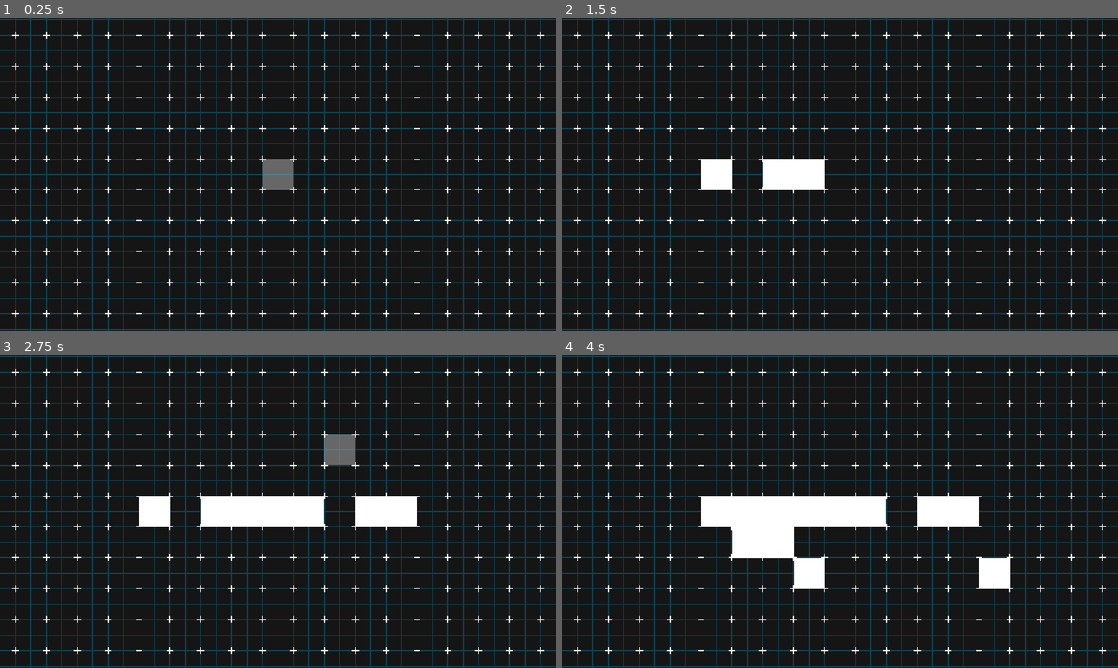
Above: before the commit, frames 1-4 (two rows, left to right).
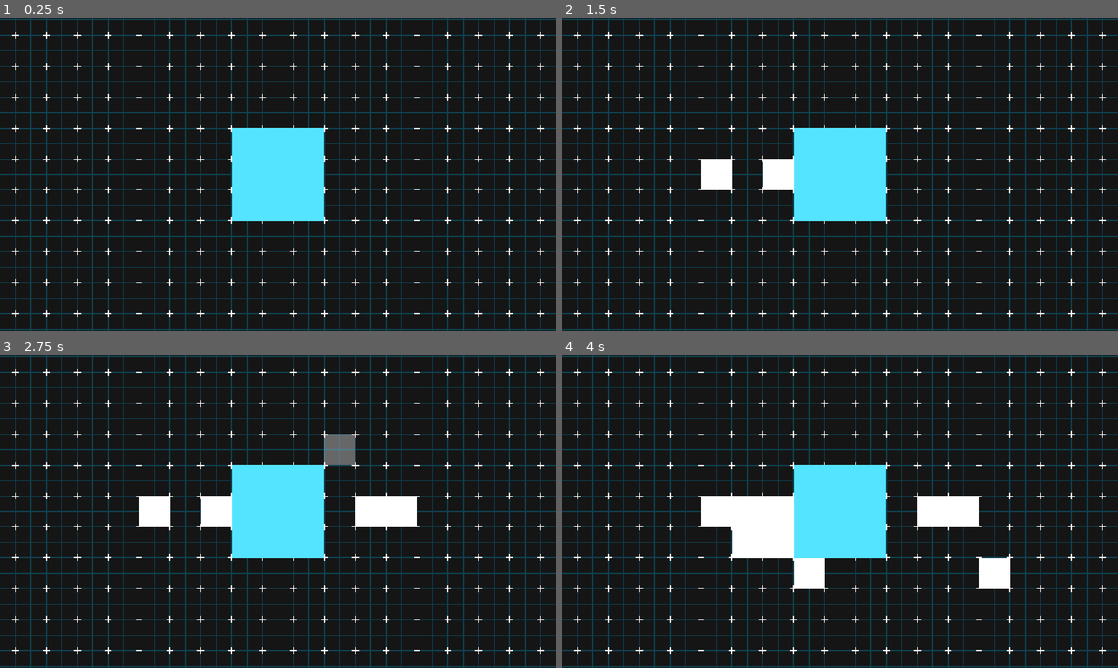
Above: after the commit, the same moments.

Repository: Justingo0/third.space-game
Game: Godot game, scene res://Scenes/test_scene.tscn
Two runs of this game, one before a commit and one after it. Both use one fixed random seed, a clock stepped at 60 frames per second and the inputs below.
Inputs (mouse positions are in pixels of both pictures, inside the frame that each line leads up to):
- Up to frame 1 (0.25 s): no input
- Up to frame 2 (1.5 s): tap Enter at 0.5 s; move the mouse to (962, 158) at 0.52 s; hold Right 0.53-1.25 s; hold Right mouse button (Delete) 0.53-1.25 s; click (962, 158) at 0.8 s; tap Space at 1.25 s; drag from (728, 190) to (962, 174) at 1.27 s
- Up to frame 3 (2.75 s): tap Enter at 2 s; move the mouse to (333, 442) at 2.02 s; hold Right from 2.03 s (still down); hold Right mouse button (Delete) from 2.03 s (still down); click (333, 442) at 2.3 s
- Up to frame 4 (4 s): release Right at 2.75 s; release Right mouse button (Delete) at 2.75 s; tap Space at 2.75 s; drag from (812, 574) to (717, 511) at 2.77 s; tap Enter at 3.5 s; move the mouse to (1006, 558) at 3.52 s; press the mouse at (1006, 558) at 3.53 s; hold Left from 3.53 s (still down); tap Alt at 3.6 s

The runs differ from the first frame. In frame 1, 4.9% of the frame differs, in the area x 41-59%, y 35-65%; in frame 2, 4.9%; in frame 3, 4.9%; in frame 4, 4.9%.

Commit message:
Added Home

Diff:
--- a/Scenes/block.tscn
+++ b/Scenes/block.tscn
@@ -3,7 +3,7 @@
 [sub_resource type="RectangleShape2D" id="RectangleShape2D_p7o00"]
 size = Vector2(60, 60)
 
-[node name="Block" type="Area2D" unique_id=1277094344]
+[node name="Block" type="Area2D" unique_id=1277094344 groups=["Block"]]
 
 [node name="CollisionShape2D" type="CollisionShape2D" parent="." unique_id=309175764]
 shape = SubResource("RectangleShape2D_p7o00")
--- /dev/null
+++ b/Scenes/home.tscn
@@ -0,0 +1,23 @@
+[gd_scene format=3 uid="uid://3lhr0h1b5ej"]
+
+[sub_resource type="RectangleShape2D" id="RectangleShape2D_p7o00"]
+size = Vector2(192, 192)
+
+[node name="Home" type="StaticBody2D" unique_id=1526990172]
+
+[node name="CollisionShape2D" type="CollisionShape2D" parent="." unique_id=1509512366]
+shape = SubResource("RectangleShape2D_p7o00")
+
+[node name="ColorRect" type="ColorRect" parent="." unique_id=895777011]
+anchors_preset = 8
+anchor_left = 0.5
+anchor_top = 0.5
+anchor_right = 0.5
+anchor_bottom = 0.5
+offset_left = -96.0
+offset_top = -96.0
+offset_right = 96.0
+offset_bottom = 96.0
+grow_horizontal = 2
+grow_vertical = 2
+color = Color(0.32941177, 0.89411765, 1, 1)
--- a/Scenes/test_scene.tscn
+++ b/Scenes/test_scene.tscn
@@ -2,6 +2,7 @@
 
 [ext_resource type="Script" uid="uid://dxbsch1ssmkrg" path="res://Scripts/camera.gd" id="1_r5l72"]
 [ext_resource type="Texture2D" uid="uid://uxo54bdyjcj4" path="res://Assets/Tile.png" id="3_50ct6"]
+[ext_resource type="PackedScene" uid="uid://3lhr0h1b5ej" path="res://Scenes/home.tscn" id="3_hb2xm"]
 
 [sub_resource type="TileSetAtlasSource" id="TileSetAtlasSource_hb2xm"]
 texture = ExtResource("3_50ct6")
@@ -35,3 +36,5 @@
 position = Vector2(32, 32)
 tile_map_data = PackedByteArray("AADc/+z/AAAAAAAAAADc/+3/AAAAAAAAAADc/+7/AAAAAAAAAADc/+//AAAAAAAAAADc//D/AAAAAAAAAADc// …(46496 unchanged characters)…
 tile_set = SubResource("TileSet_p7o00")
+
+[node name="Home" parent="." unique_id=1526990172 instance=ExtResource("3_hb2xm")]
--- a/Scripts/background_grid.gd
+++ /dev/null
@@ -1,26 +0,0 @@
-extends Node2D
-
-# Code from https://forum.godotengine.org/t/drawing-an-infinite-grid-from-a-tool/27004/2 made by surferlul
-
-@onready var camera = $"../Camera"
-
-@export var on = true
-
-var GRID_SIZE = 32
-var GRID_COLOR = Color.from_rgba8(0, 193, 255, 56)
-
-func _draw():
-	if on and camera:
-		var size = get_viewport_rect().size  * camera.zoom / 2
-		var cam = camera.position
-		for i in range(int((cam.x - size.x) / GRID_SIZE) - 1, int((size.x + cam.x) / GRID_SIZE) + 1):
-			draw_line(Vector2(i * GRID_SIZE, cam.y + size.y + 100), Vector2(i * GRID_SIZE, cam.y - size.y - 100), GRID_COLOR)
-		for i in range(int((cam.y - size.y) / GRID_SIZE) - 1, int((size.y + cam.y) / GRID_SIZE) + 1):
-			draw_line(Vector2(cam.x + size.x + 100, i * GRID_SIZE), Vector2(cam.x - size.x - 100, i * GRID_SIZE), GRID_COLOR)
-
-#func _ready() -> void:
-	#queue_redraw()
-
-func _process(_delta):
-	if camera:
-		queue_redraw()
--- a/Scripts/camera.gd
+++ b/Scripts/camera.gd
@@ -24,7 +24,7 @@
 	if event is InputEventMouseButton:
 		if ((event.button_index == MOUSE_BUTTON_LEFT and not building) or event.button_index == MOUSE_BUTTON_MIDDLE) and event.is_pressed():
 			mouse_starting_pos = get_global_mouse_position()
-			starting_cam_pos = position#.clamp(Vector2(limit_left, limit_top), Vector2(limit_right, limit_bottom))
+			starting_cam_pos = position
 			dragging = true
 			current_action = actions.moving
 		if ((event.button_index == MOUSE_BUTTON_LEFT and not building) or event.button_index == MOUSE_BUTTON_MIDDLE) and event.is_released():
@@ -34,7 +34,6 @@
 		if dragging:
 			var viewport_size = get_viewport().get_visible_rect().size
 			position = (starting_cam_pos + (mouse_starting_pos - get_global_mouse_position())).clamp(Vector2(limit_left+viewport_size.x, limit_top+viewport_size.y), Vector2(limit_right-viewport_size.x, limit_bottom-viewport_size.y))
-			#position.clamp(Vector2(limit_left, limit_top), Vector2(limit_right, limit_bottom))
 	if event.is_action_released("Place"):
 		current_action = null
 	if event.is_action_released("Delete"):
@@ -64,7 +63,7 @@
 
 func place(object:PackedScene):
 	if not object or not building or dragging: return
-	if build_cursor.get_child(0).has_overlapping_areas(): return
+	if build_cursor.get_child(0).has_overlapping_areas() or build_cursor.get_child(0).has_overlapping_bodies(): return
 
 	var placed_object = object.instantiate()
 	get_tree().current_scene.add_child(placed_object)
@@ -74,8 +73,11 @@
 
 func delete():
 	if not building or dragging: return
-	var deleting_objects = build_cursor.get_child(0).get_overlapping_areas()
+	var deleting_objects = []
+	deleting_objects.append_array(build_cursor.get_child(0).get_overlapping_bodies())
+	deleting_objects.append_array(build_cursor.get_child(0).get_overlapping_areas())
 	if len(deleting_objects) >= 1:
-		deleting_objects[0].queue_free()
+		if deleting_objects[0].is_in_group("Block"):
+			deleting_objects[0].queue_free()
 
 	current_action = actions.deleting
--- a/project.godot
+++ b/project.godot
@@ -23,6 +23,10 @@
 [editor_plugins]
 
 enabled=PackedStringArray("res://addons/godot_super-wakatime/plugin.cfg")
+
+[global_group]
+
+Block=""
 
 [input]
 
Not shown, removed: Scripts/background_grid.gd.uid
